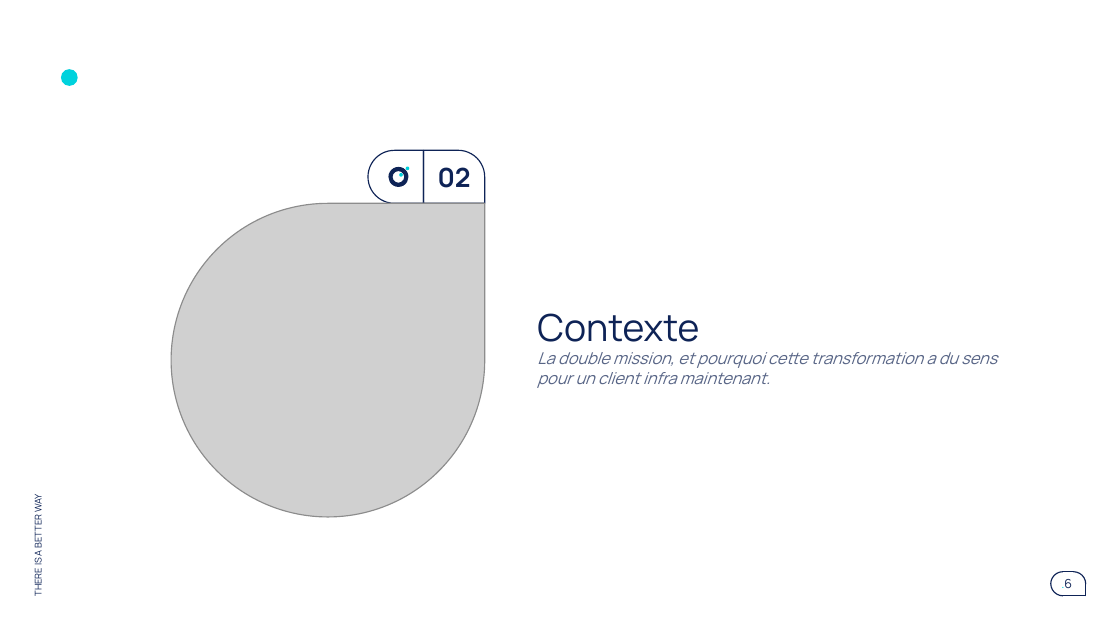
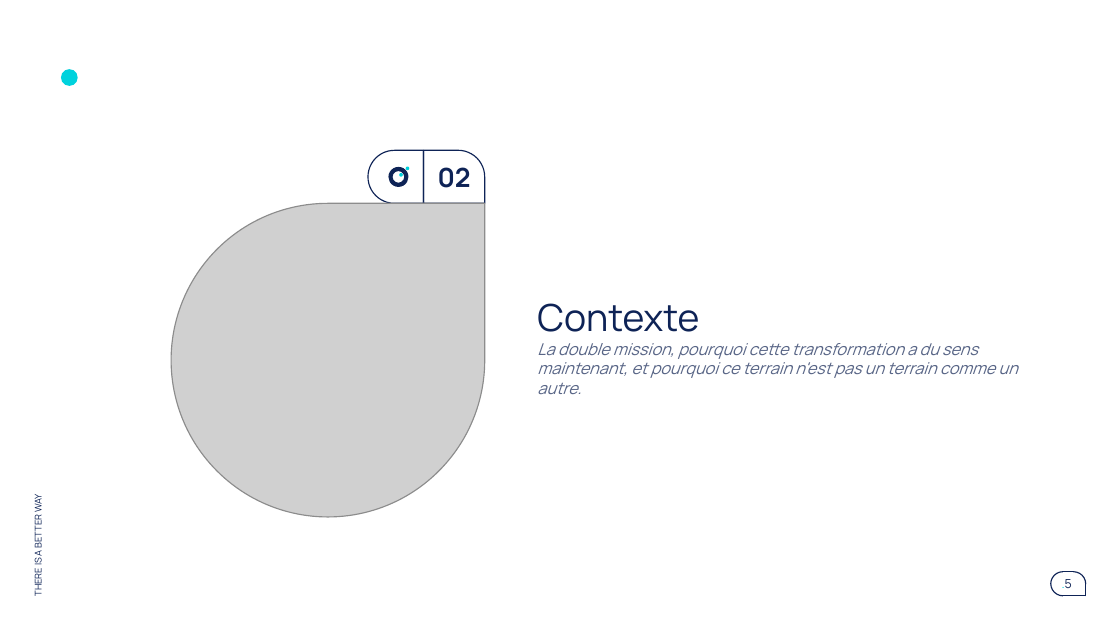
Before and after one commit to claudecamus-dot/Vscode3, a slide deck: slide 5 of docs/cadrage-ppt/bmad-iap-cadrage-synthese.pptx (slide 6 before the commit). Drawn at 1120x630 pixels with LibreOffice and Linux fonts; fonts in the diff are those of the drawing; grey boxes stand for pictures. Boxes give left, top, right and bottom in pixels: in the first picture for what was removed or moved away, otherwise in the second. Text is boxed around its words. In the diff, an @@ line names an element or a change of style, - is before the commit and + after.

```diff
--- a/docs/cadrage-ppt/bmad-iap-cadrage-synthese.pptx
+++ b/docs/cadrage-ppt/bmad-iap-cadrage-synthese.pptx
@@ title at box(537, 343, 1017, 394): text changed @@
-La double mission, et pourquoi cette transformation a du sens pour un client infra maintenant.
+La double mission, pourquoi cette transformation a du sens maintenant, et pourquoi ce terrain n'est pas un terrain comme un autre.
@@ page number at box(1062, 579, 1072, 588): text changed @@
-.6
+.5
```
Also in this commit, not shown: 17 other slides changed, 6 slides added, 5 slides removed, 2 other files.
